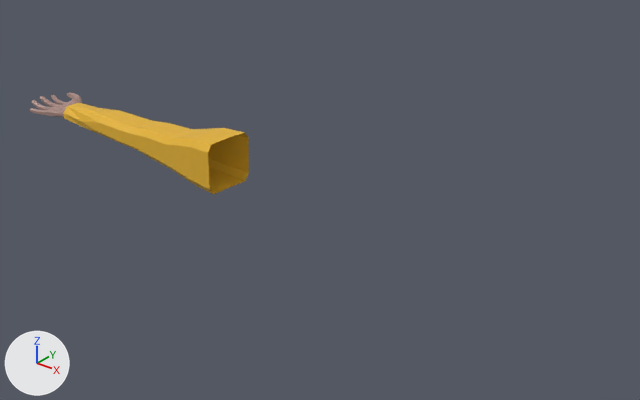
A saved change to the FBX model Assets/Art/Models/Arms.fbx.
Rendered twice from a 50 mm lens placed at (19.8, -20.1, 13.3), pointed at (2.0, 2.0, -0.4). The axes (+X, +Y, +Z) are drawn at lower left. The lights are the same throughout. Where no turn or scale is listed for an object, it has been applied to the vertices.

Names of what the first picture shows: 'ArmR'.
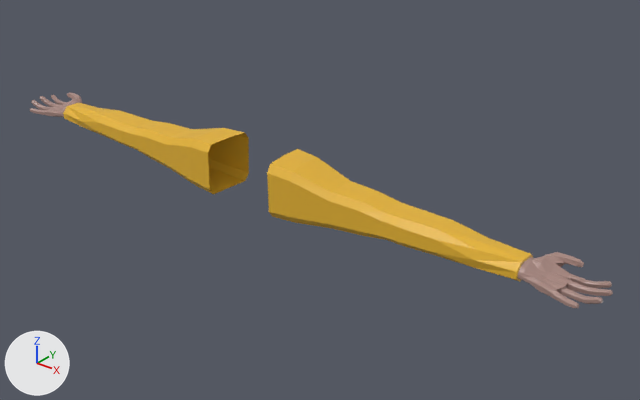
The newer file is also turned or shifted as a whole; pictures and numbers use the older file's frame.

Changed parts and their boxes (x1, y1, x2, y2) in the pictures (640 x 400 px):
'ArmL', added (yellow): after (267, 149, 613, 309)
    faces in mat_material_001 (yellow #e7b531): (267, 149, 534, 282)
    faces in mat_material_002 (beige #a88880): (517, 252, 613, 309)

The change, as a list of edits to the scene's bpy script:
```text
Add mat_material_002:
    mat_material_002 = principled_material('Material.002')
    mat_material_002.base_color = (0.39, 0.247, 0.217)  # beige #a88880
    mat_material_002.roughness = 0.4
Add mat_material_001:
    mat_material_001 = principled_material('Material.001')
    mat_material_001.base_color = (0.8, 0.46, 0.031)  # yellow #e7b531
Add me_cube_001:
    me_cube_001.from_pydata(...)  # 473 vertices, 912 faces; spans x 1.25..13.01, y -0.01..1.93, z -0.54..1.46
    # faces by material slot: [702, 210]
    me_cube_001.materials.append(mat_material_002)  # beige #a88880
    me_cube_001.materials.append(mat_material_001)  # yellow #e7b531
Add ob_arml:
    ob_arml = bpy.data.objects.new('ArmL', me_cube_001)
    ob_arml.location = (0.0, 0.0, 0.0)
```
